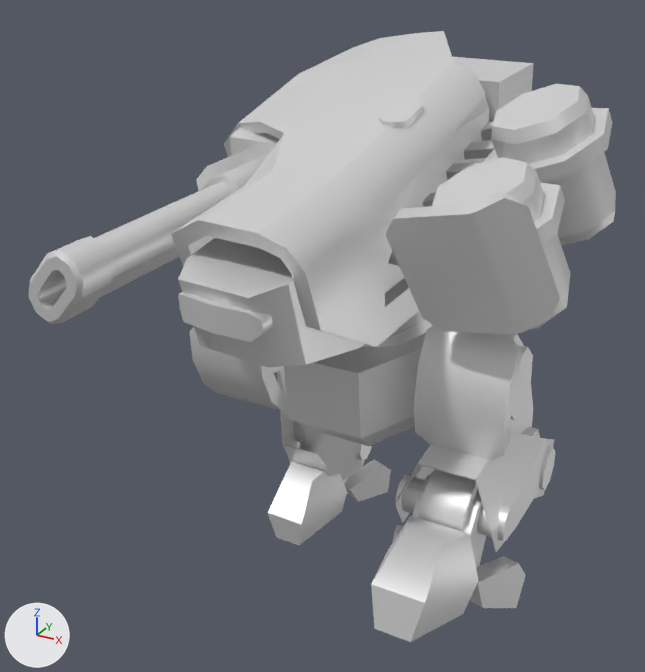
Before and after pictures for a commit that changed the glTF model leglob.glb.
Camera for both pictures: a 50 mm camera at (16.1, -33.9, 30.4) aimed at (-1.5, -1.9, 14.4). The lights are fixed; the arrows at lower left show +X, +Y and +Z. The older version comes first. Both versions are drawn at frame 4 of the action 'Walk'; the numbers are the values there.

Before the edit, the objects in view are built like this:
```python
me_rleg = bpy.data.meshes.new('rleg')
me_rleg.from_pydata(...)  # 120 vertices, 184 faces; spans x -2.4..2.4, y -6.95..2.86, z -6.54..1.86
me_rleg.materials.append(mat_s3o_default)  # white #e7e7e7
me_rthigh = bpy.data.meshes.new('rthigh')
me_rthigh.from_pydata(...)  # 88 vertices, 152 faces; spans x -2.36..2.36, y -3.74..6.96, z -6.22..2.36
me_rthigh.materials.append(mat_s3o_default)  # white #e7e7e7
me_torso = bpy.data.meshes.new('torso')
me_torso.from_pydata(...)  # 258 vertices, 482 faces; spans x -3.2..9.1, y -10.3..11.0, z -0.1..9.0
me_torso.materials.append(mat_s3o_default)  # white #e7e7e7
ob_rleg = bpy.data.objects.new('rleg', me_rleg)
ob_rleg.parent = ob_rthigh
ob_rleg.location = (0.0, 4.903, -4.114)
ob_rleg.rotation_euler = (0.58, 0.0, 0.0)  # degrees (33, 0, 0)
ob_rthigh = bpy.data.objects.new('rthigh', me_rthigh)
ob_rthigh.parent = ob_pelvis
ob_rthigh.location = (-5.6, 0.0, -0.64)
ob_rthigh.rotation_euler = (0.107, 0.0, 0.0)  # degrees (6.1, 0, 0)
ob_torso = bpy.data.objects.new('torso', me_torso)
ob_torso.parent = ob_aimy1
ob_torso.location = (0.0, 0.0, 0.0)
ob_torso.rotation_euler = (0.0, 0.0, -0.0913)  # degrees (0, 0, -5.2)
# also in view: 'lfoot' at (5.6, -5.7, 6.8); 'flap' at (-4.8, 1.4, 24.0); 'lleg' at (5.6, 0.4, 8.4); 'barrel' at (-5.3, -1.7, 20.4); 'pelvis' at (0.0, 0.0, 13.0)
```
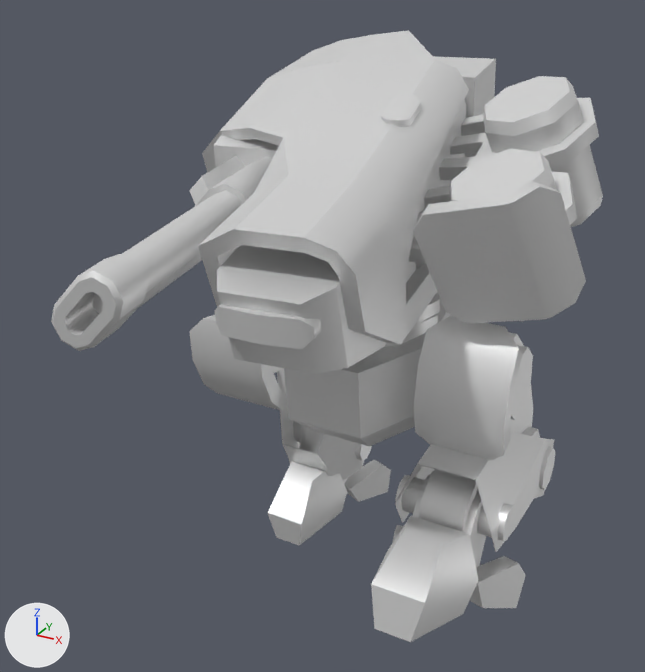
The change, as a diff of the scene's bpy script:
```diff
--- a/leglob.glb.py
+++ b/leglob.glb.py
@@ ob_torso @@
 ob_torso.location = (0.0, 0.0, 0.0)
-ob_torso.rotation_euler = (0.0, 0.0, -0.0913)  # degrees (0, 0, -5.2)
+ob_torso.rotation_euler = (0.0, 0.0, 0.0913)  # degrees (0, 0, 5.2)
```

Changed parts and their boxes (x1, y1, x2, y2) in the pictures (645 x 672 px):
'armor', turned
    before: (171, 31, 560, 347)
    after: (198, 30, 586, 345)
'torso', turned
    before: (178, 57, 616, 367)
    after: (214, 56, 603, 374)
'barrel', turned
    before: (29, 182, 235, 325)
    after: (51, 190, 242, 351)
'flap', turned
    before: (238, 60, 363, 139)
    after: (220, 61, 340, 145)
'sleeve', turned
    before: (196, 128, 280, 192)
    after: (190, 136, 279, 207)
